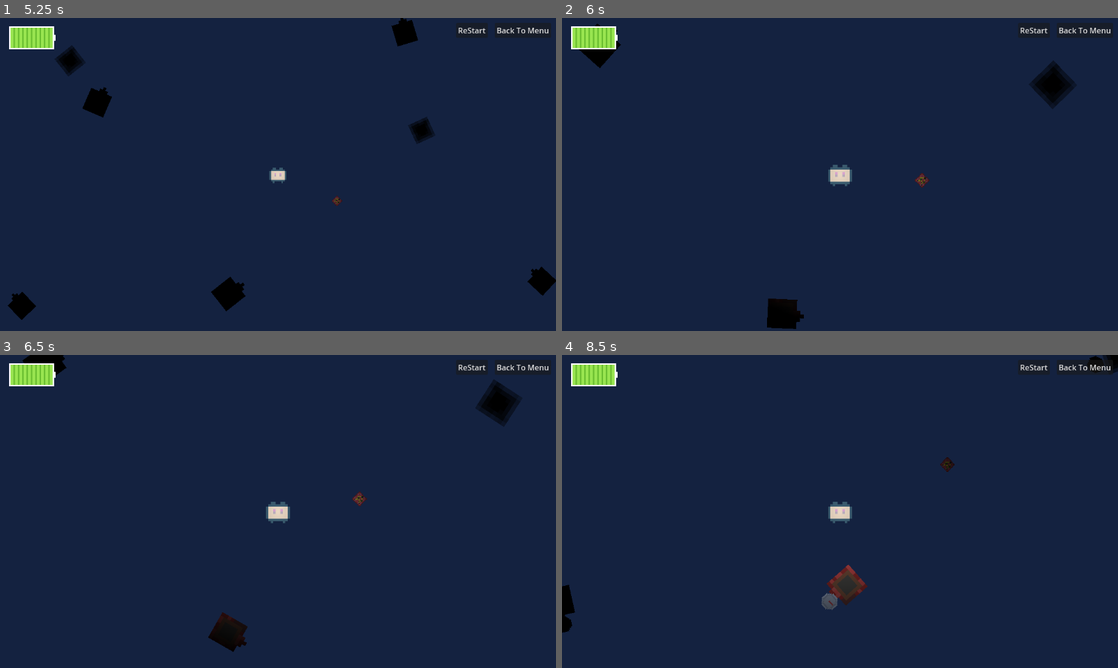
Above: before the commit, frames 1-4 (two rows, left to right).
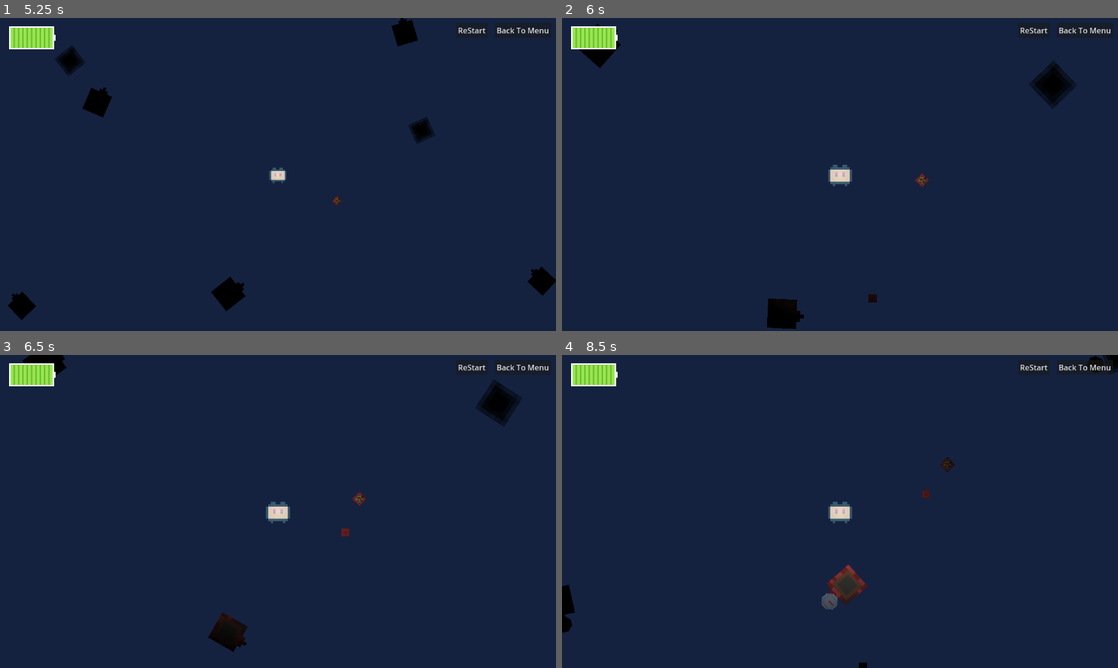
Above: after the commit, the same moments.

Repository: icysamon/LightYearsTraveler
Game: Godot game, scene res://scene/main/menu.tscn
Two runs of this game, one before a commit and one after it. Both use one fixed random seed, a clock stepped at 60 frames per second and the inputs below.
Inputs (mouse positions are in pixels of both pictures, inside the frame that each line leads up to):
- Up to frame 1 (5.25 s): click "Start" at 0.5 s; click "ReStart" at 1.25 s; click "ReStart" at 2 s; click "ReStart" at 2.75 s; click "Back To Menu" at 3.5 s; click "Start" at 4.25 s; move the mouse to (227, 299) at 5.02 s; press the mouse at (227, 299) at 5.03 s
- Up to frame 2 (6 s): move the mouse to (990, 118) at 5.77 s; release the mouse at (990, 118) at 5.78 s; tap Up (zoom in) at 5.85 s
- Up to frame 3 (6.5 s): no input
- Up to frame 4 (8.5 s): move the mouse to (606, 364) at 6.52 s; hold Down (zoom out) 6.53-7.28 s; move the mouse to (606, 589) at 7.27 s; click (606, 589) at 7.35 s; move the mouse to (567, 458) at 8.02 s; hold Up (zoom in) from 8.03 s (still down)

Frame 1 is identical in both runs. In frame 2, less than 0.1% of the frame differs, in the area x 55-57%, y 88-91%; in frame 3, less than 0.1%; in frame 4, less than 0.1%, in the area x 53-67%, y 43-100%.

Commit message:
feat: bullet

Diff:
--- /dev/null
+++ b/scene/child/bullet.tscn
@@ -0,0 +1,21 @@
+[gd_scene load_steps=5 format=3 uid="uid://bbp8116waq3sy"]
+
+[ext_resource type="Texture2D" uid="uid://cehlj00p7qgqu" path="res://assets/enemy/bullet.png" id="1_qaj71"]
+[ext_resource type="Script" path="res://scripts/bullet/bullet.gd" id="2_bnvxm"]
+[ext_resource type="Script" path="res://scripts/bullet/bullet_area.gd" id="3_7k2a4"]
+
+[sub_resource type="RectangleShape2D" id="RectangleShape2D_jai08"]
+size = Vector2(8, 8)
+
+[node name="Bullet" type="Sprite2D"]
+texture_filter = 1
+texture = ExtResource("1_qaj71")
+script = ExtResource("2_bnvxm")
+
+[node name="Area2D" type="Area2D" parent="."]
+script = ExtResource("3_7k2a4")
+
+[node name="CollisionShape2D" type="CollisionShape2D" parent="Area2D"]
+shape = SubResource("RectangleShape2D_jai08")
+
+[connection signal="area_entered" from="Area2D" to="." method="_on_area_2d_area_entered"]
--- a/scene/child/enemy.tscn
+++ b/scene/child/enemy.tscn
@@ -7,3 +7,8 @@
 scale = Vector2(3, 3)
 texture = ExtResource("1_cixi3")
 script = ExtResource("2_010hi")
+
+[node name="Timer" type="Timer" parent="."]
+autostart = true
+
+[connection signal="timeout" from="Timer" to="." method="_on_timer_timeout"]
--- /dev/null
+++ b/scripts/bullet/bullet.gd
@@ -0,0 +1,20 @@
+extends Sprite2D
+
+var target_position : Vector2 = Vector2.ZERO
+var dir : Vector2 = Vector2.ZERO
+const speed : int = 180
+
+
+func _ready():
+	dir = (target_position - position).normalized()
+	pass
+
+
+func _physics_process(delta):
+	position += dir * speed * delta
+
+func _on_area_2d_area_entered(area):
+	if area.area_type == "player":
+		area.owner.stamina -= 1
+		pass
+	pass # Replace with function body.
--- /dev/null
+++ b/scripts/bullet/bullet_area.gd
@@ -0,0 +1,3 @@
+extends Area2D
+
+const area_type = "bullet"
--- a/scripts/enemy.gd
+++ b/scripts/enemy.gd
@@ -1,12 +1,21 @@
 extends Sprite2D
 
 const SPEED = 50
+@onready var BULLET = preload("res://scene/child/bullet.tscn")
 
 var dir = Vector2.ZERO
 
 func _process(delta):
 	dir = (get_tree().get_nodes_in_group("player")[0].position - position).normalized()
+	return delta
 
-	pass
+
 func _physics_process(delta):
 	position += dir * SPEED * delta
+
+
+func _on_timer_timeout():
+	var bullet = BULLET.instantiate()
+	bullet.target_position = get_tree().get_nodes_in_group("player")[0].position
+	add_child(bullet)
+	print(1)
Binary file added: assets/enemy/bullet.aseprite
Binary file added: assets/enemy/bullet.png
Not shown, added: assets/enemy/bullet.png.import
